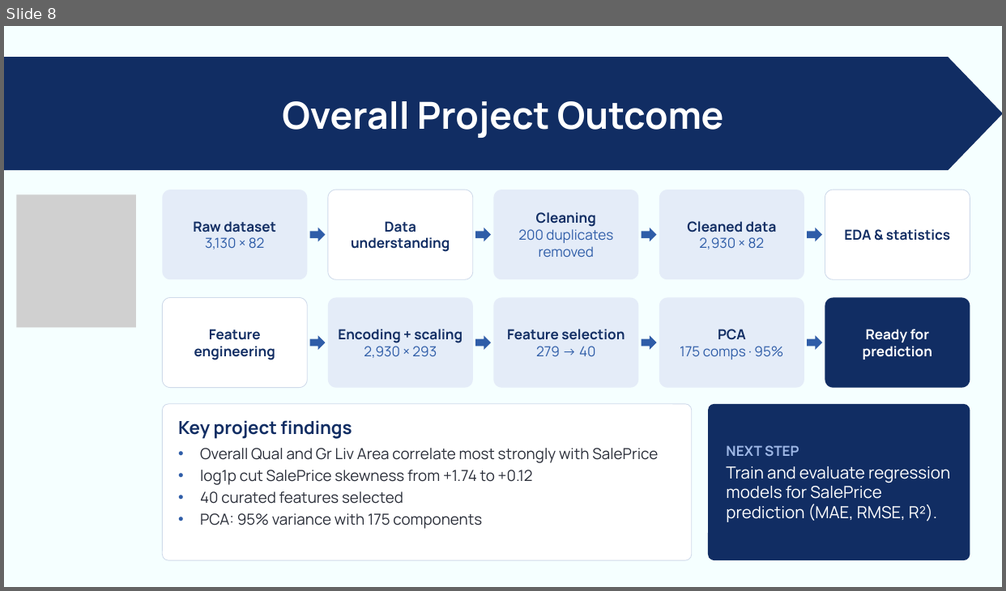
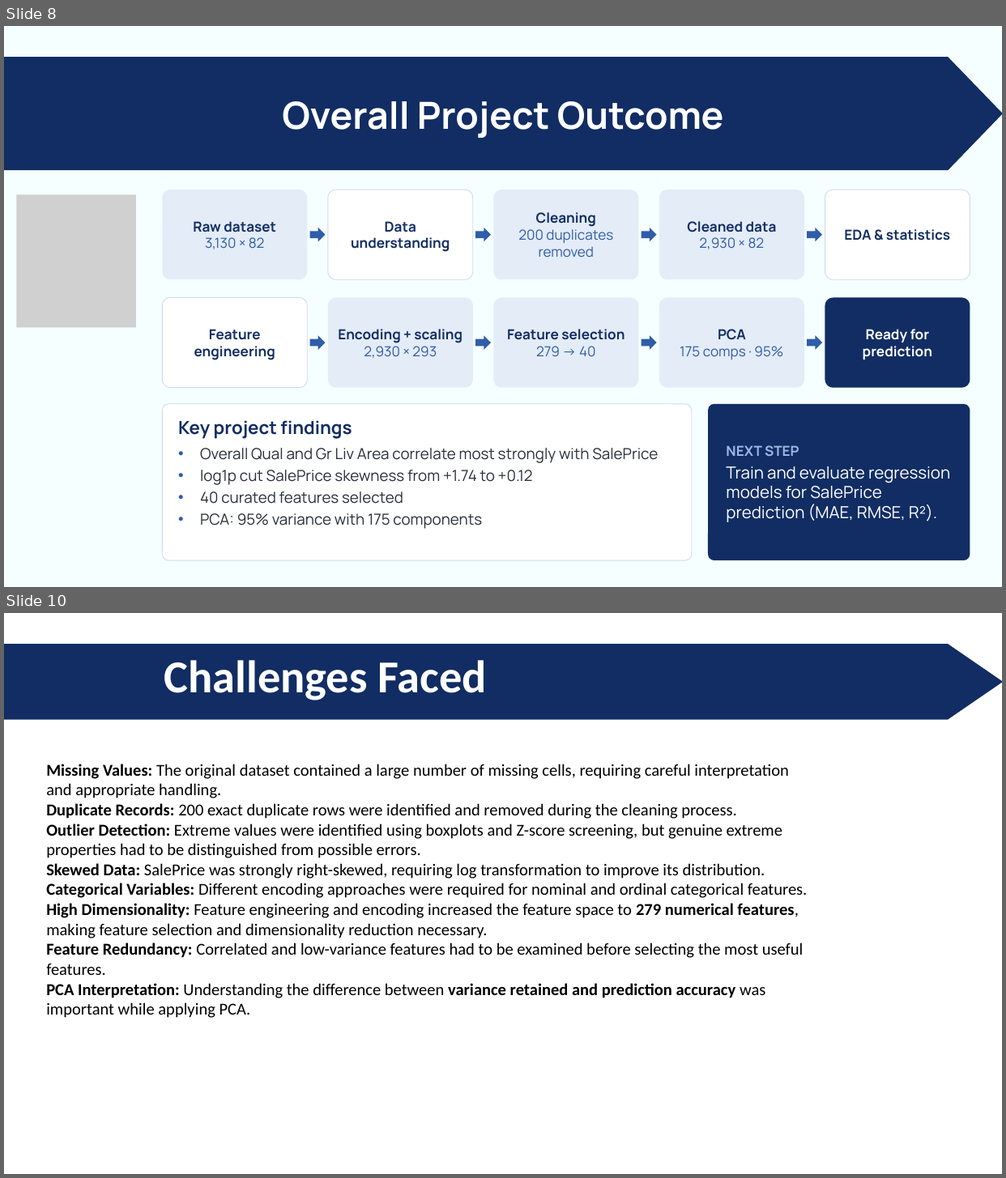
Before and after one commit to bst4096-lab/24ADI204_DSV_Team8, a slide deck: DSV_Project_Team_8_Week 1-7.pptx. Shown one above the other, each under a label of ours: slide 8 before the commit, slides 8 and 10 after it; the slides between them are not shown. The pictures are 1006x591 and 1006x1178 pixels, drawn with LibreOffice and Linux fonts; fonts in the diff are those of the drawing; grey boxes stand for pictures. Boxes give left, top, right and bottom in pixels: in the first picture for what was removed or moved away, otherwise in the second. Text is boxed around its words. In the diff, an @@ line names an element or a change of style, - is before the commit and + after.

```diff
--- a/DSV_Project_Team_8_Week 1-7.pptx
+++ b/DSV_Project_Team_8_Week 1-7.pptx
@@ slide 10 added at bbox=[4, 613, 1002, 1174], background #FFFFFF @@
@@ freeform shape added at bbox=[4, 645, 1002, 719], fill #112D63, outline #112D63 1.5 pt, 66 pt, text #FFFFFF, bold @@
+Challenges Faced
@@ text added at bbox=[46, 764, 808, 1018], 24 pt, text #000000 @@
+Missing Values: The original dataset contained a large number of missing cells, requiring careful interpretation and appropriate handling.
+Duplicate Records: 200 exact duplicate rows were identified and removed during the cleaning process.
+Outlier Detection: Extreme values were identified using boxplots and Z-score screening, but genuine extreme properties had to be distinguished from possible errors.
+Skewed Data: SalePrice was strongly right-skewed, requiring log transformation to improve its distribution.
+Categorical Variables: Different encoding approaches were required for nominal and ordinal categorical features.
+High Dimensionality: Feature engineering and encoding increased the feature space to 279 numerical features, making feature selection and dimensionality reduction necessary.
+Feature Redundancy: Correlated and low-variance features had to be examined before selecting the most useful features.
+PCA Interpretation: Understanding the difference between variance retained and prediction accuracy was important while applying PCA.
```
Also in this commit, not shown: 3 other slides added.
